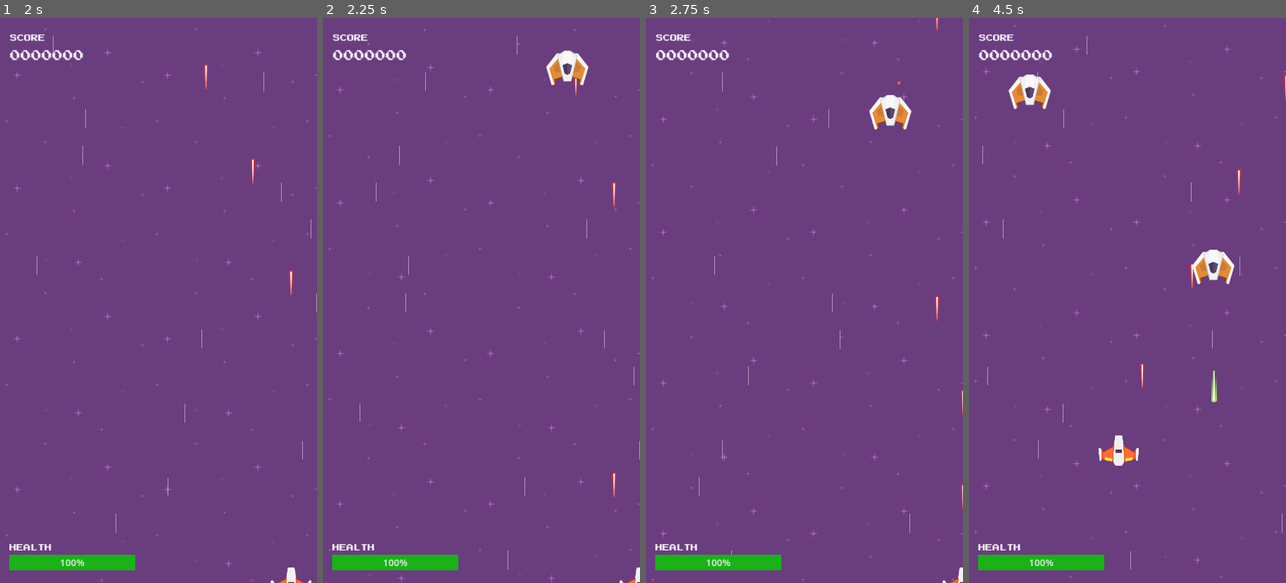
Above: before the commit, frames 1-4 (left to right).
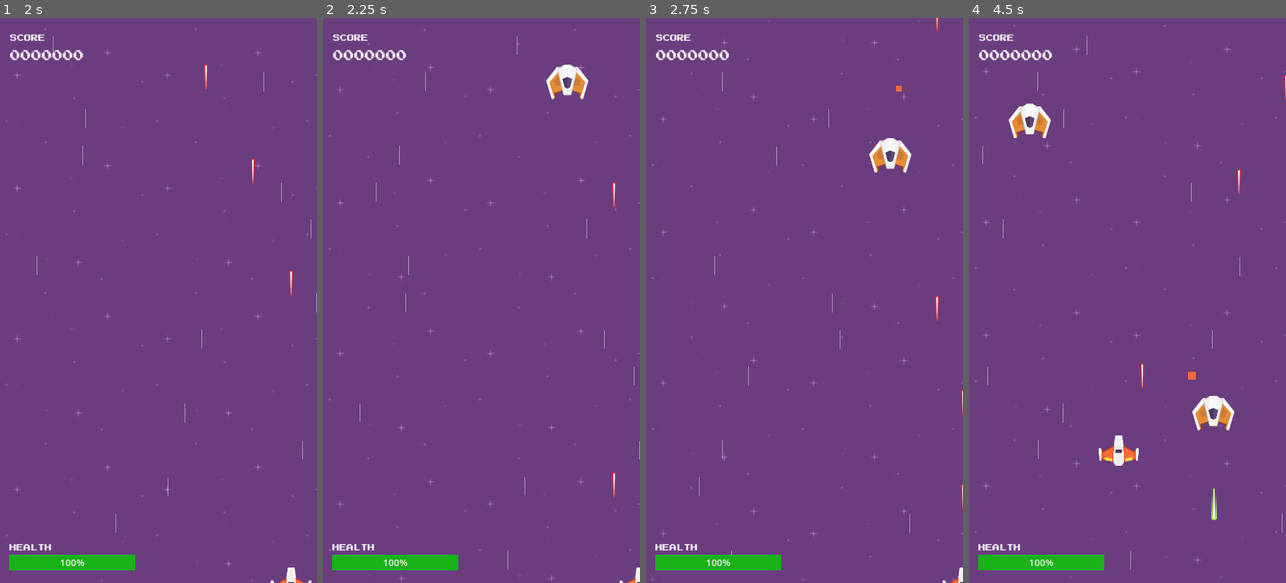
Above: after the commit, the same moments.

Repository: felipegabriel1942/space_shooter_godot
Game: Godot game, scene res://scenes/game.tscn
The game is run twice, just before and just after one commit, with the same random seed, the same clock (stepped at 60 frames per second) and the same inputs. Sound files missing from this copy of the repository are replaced by a short silence.
Inputs:
- Up to frame 1 (2 s): hold D (move_right) 0.53-1.28 s; hold Space (shoot) 0.53-1.28 s; hold S (move_down) from 1.28 s (still down); tap Space (shoot) at 1.35 s
- Up to frame 2 (2.25 s): release S (move_down) at 2.03 s; hold D (move_right) from 2.03 s (still down); hold Space (shoot) from 2.03 s (still down)
- Up to frame 3 (2.75 s): keep holding D (move_right); keep holding Space (shoot)
- Up to frame 4 (4.5 s): release D (move_right) at 2.78 s; release Space (shoot) at 2.78 s; hold W (move_up) 2.78-3.53 s; tap Space (shoot) at 2.85, 4.35 s; hold Space (shoot) 3.53-4.28 s; hold A (move_left) from 3.53 s (still down)

Frame 1 is identical in both runs. In frame 2, 0.8% of the frame differs, in the area x 70-84%, y 5-15%; in frame 3, 1.1%; in frame 4, 2.4%, in the area x 12-84%, y 10-89%.

Commit message:
Componentizando os inimigos

Diff:
--- /dev/null
+++ b/components/base_stats_component.gd
@@ -0,0 +1,25 @@
+extends Node
+class_name BaseStatsComponent
+
+signal died()
+signal health_changed(actual: int)
+
+@export var fire_rate := 0.25
+@export var health: int:
+	set(value):
+		health = value
+
+		health_changed.emit(health)
+
+		if max_health == null:
+			max_health = value
+
+		if health == 0:
+			died.emit()
+
+@export var speed := 300
+
+var max_health
+
+func is_full_health() -> bool:
+	return max_health == health
--- a/components/damage_component.gd
+++ b/components/damage_component.gd
@@ -2,14 +2,21 @@
 class_name DamageComponent
 
 @export var hurt_box_component: HurtBoxComponent
-@export var stats_resource: BaseStatsResource
+@export var stats_component: BaseStatsComponent
+
+## Apply damage if collides with another HurtBoxComponent
+@export var damage_on_collision = false
 
 func _ready():
 	hurt_box_component.hurt.connect(_cause_damage)
+	hurt_box_component.area_entered.connect(_on_collision)
 
 func _cause_damage(amount: int) -> void:
-	stats_resource.health -= amount
+	stats_component.health -= amount
 
-	if stats_resource.health <= 0:
-		stats_resource.health = 0
-		stats_resource.no_health.emit()
+	if stats_component.health <= 0:
+		stats_component.health = 0
+
+func _on_collision(area):
+	if area is HurtBoxComponent && damage_on_collision:
+		hurt_box_component.hurt.emit(1)
--- a/components/death_component.gd
+++ b/components/death_component.gd
@@ -1,11 +1,16 @@
 extends Node
 class_name DeathComponent
 
-@export var stats_resource: BaseStatsResource
+@export var stats_component: BaseStatsComponent
 @export var death_particle: PackedScene
+@export var hurt_box_component: HurtBoxComponent
+
+## Destroy actor if collides with another HurtBoxComponent
+@export var death_on_collision = false
 
 func _ready() -> void:
-	stats_resource.no_health.connect(die)
+	stats_component.died.connect(die)
+	hurt_box_component.area_entered.connect(_on_collision)
 
 func die() -> void:
 	if death_particle != null:
@@ -16,3 +21,7 @@
 		get_tree().current_scene.add_child(particle)
 
 	get_parent().queue_free()
+
+func _on_collision(area):
+	if area is HurtBoxComponent && death_on_collision:
+		die()
--- /dev/null
+++ b/components/enemy_status_component.gd
@@ -0,0 +1,13 @@
+extends BaseStatsComponent
+class_name EnemyStatsComponent
+
+signal destroyed(points: int)
+
+@export var points: int;
+@export var chance_of_drop: float;
+
+func _ready():
+	died.connect(_on_destroyed)
+
+func _on_destroyed():
+	destroyed.emit(points)
--- a/components/healing_component.gd
+++ b/components/healing_component.gd
@@ -2,13 +2,13 @@
 class_name HealingComponent
 
 @export var hurt_box_component: HurtBoxComponent
-@export var stats_resource: BaseStatsResource
+@export var stats_component: BaseStatsComponent
 
 func _ready():
 	hurt_box_component.healed.connect(_heal)
 
 func _heal(amount: int) -> void:
-	stats_resource.health += amount
+	stats_component.health += amount
 
-	if stats_resource.health >= stats_resource.max_health:
-		stats_resource.health = stats_resource.max_health
+	if stats_component.health >= stats_component.max_health:
+		stats_component.health = stats_component.max_health
--- a/components/move_input_component.gd
+++ b/components/move_input_component.gd
@@ -2,7 +2,7 @@
 extends Node
 
 @export var move_component: MoveComponent
-@export var stats_resource: BaseStatsResource
+@export var stats_component: BaseStatsComponent
 
 func _input(event):
 	var direction = Vector2(
@@ -10,6 +10,6 @@
 		Input.get_axis("move_up", "move_down")
 	)
 
-	var speed = stats_resource.speed
+	var speed = stats_component.speed
 
 	move_component.velocity = direction * speed
--- /dev/null
+++ b/components/player_stats_component.gd
@@ -0,0 +1,2 @@
+extends BaseStatsComponent
+class_name PlayerStatsComponent
--- a/resources/enemies/ships/fighter_stats.tres
+++ b/resources/enemies/ships/fighter_stats.tres
@@ -4,6 +4,8 @@
 
 [resource]
 script = ExtResource("1_86wy4")
+points = 100
+chance_of_drop = 15
 fire_rate = 0.25
-health = 3
+health = 2
 speed = 300
--- a/resources/enemies/ships/interceptor_stats.tres
+++ b/resources/enemies/ships/interceptor_stats.tres
@@ -4,6 +4,8 @@
 
 [resource]
 script = ExtResource("1_g4pbk")
+points = 50
+chance_of_drop = 10
 fire_rate = 0.45
 health = 1
 speed = 500
--- a/scenes/enemies/enemy.tscn
+++ b/scenes/enemies/enemy.tscn
@@ -1,30 +1,38 @@
-[gd_scene load_steps=6 format=3 uid="uid://csvy2mhbwav1x"]
+[gd_scene load_steps=10 format=3 uid="uid://csvy2mhbwav1x"]
 
 [ext_resource type="Script" path="res://scripts/enemy.gd" id="1_vke48"]
 [ext_resource type="Texture2D" uid="uid://d3soaxfbxyfw0" path="res://assets/textures/enemyRed2.png" id="1_wludo"]
 [ext_resource type="PackedScene" uid="uid://cnhv2qwap7hrg" path="res://scenes/particles/explosion_particles.tscn" id="2_oyo85"]
+[ext_resource type="Script" path="res://components/hurt_box_component.gd" id="4_438ou"]
 [ext_resource type="Script" path="res://components/flash_component.gd" id="4_gu73t"]
 [ext_resource type="Script" path="res://components/move_component.gd" id="5_vghxj"]
+[ext_resource type="Script" path="res://components/death_component.gd" id="7_2f48c"]
+[ext_resource type="Script" path="res://components/enemy_status_component.gd" id="8_35qhu"]
+[ext_resource type="Script" path="res://components/damage_component.gd" id="9_8fpqf"]
 
-[node name="Enemy" type="Area2D"]
+[node name="Enemy" type="Area2D" node_paths=PackedStringArray("stats_component")]
 collision_layer = 2
 collision_mask = 5
 script = ExtResource("1_vke48")
-health = 3
-points = 150
 death_particle = ExtResource("2_oyo85")
+stats_component = NodePath("EnemyStatsComponent")
 
 [node name="Sprite2D" type="Sprite2D" parent="."]
 scale = Vector2(0.7, 0.7)
 texture = ExtResource("1_wludo")
 
-[node name="CollisionShape2D" type="CollisionPolygon2D" parent="."]
-polygon = PackedVector2Array(-24, -10, -14, -18, -13, -23, 0, -29, 13, -23, 15, -18, 25, -9, 36, -10, 36, -5, 16, 29, 4, 30, 4, 30, 6, 18, -7, 18, -4, 31, -9, 30, -15, 28, -37, -6, -37, -10)
-
 [node name="VisibleOnScreenNotifier2D" type="VisibleOnScreenNotifier2D" parent="."]
 position = Vector2(0, -57)
 
 [node name="Muzzle" type="Marker2D" parent="."]
+
+[node name="HurtBoxComponent" type="Area2D" parent="."]
+collision_layer = 2
+collision_mask = 5
+script = ExtResource("4_438ou")
+
+[node name="CollisionShape2D" type="CollisionPolygon2D" parent="HurtBoxComponent"]
+polygon = PackedVector2Array(-24, -10, -14, -18, -13, -23, 0, -29, 13, -23, 15, -18, 25, -9, 36, -10, 36, -5, 16, 29, 4, 30, 4, 30, 6, 18, -7, 18, -4, 31, -9, 30, -15, 28, -37, -6, -37, -10)
 
 [node name="LaserTimer" type="Timer" parent="."]
 wait_time = 1.5
@@ -36,7 +44,25 @@
 
 [node name="MoveComponent" type="Node" parent="."]
 script = ExtResource("5_vghxj")
-velocity = Vector2(0, 75)
+velocity = Vector2(0, 100)
+
+[node name="DeathComponent" type="Node" parent="." node_paths=PackedStringArray("stats_component", "hurt_box_component")]
+script = ExtResource("7_2f48c")
+stats_component = NodePath("../EnemyStatsComponent")
+death_particle = ExtResource("2_oyo85")
+hurt_box_component = NodePath("../HurtBoxComponent")
+death_on_collision = true
+
+[node name="EnemyStatsComponent" type="Node" parent="."]
+script = ExtResource("8_35qhu")
+points = 100
+chance_of_drop = 0.1
+health = 5
+
+[node name="DamageComponent" type="Node" parent="." node_paths=PackedStringArray("hurt_box_component", "stats_component")]
+script = ExtResource("9_8fpqf")
+hurt_box_component = NodePath("../HurtBoxComponent")
+stats_component = NodePath("../EnemyStatsComponent")
 
 [connection signal="area_entered" from="." to="." method="_on_area_entered"]
 [connection signal="body_entered" from="." to="." method="_on_body_entered"]
--- a/scenes/enemies/interceptor_enemy.tscn
+++ b/scenes/enemies/interceptor_enemy.tscn
@@ -1,30 +1,38 @@
-[gd_scene load_steps=6 format=3 uid="uid://ysqb1cnnnnqd"]
+[gd_scene load_steps=10 format=3 uid="uid://ysqb1cnnnnqd"]
 
 [ext_resource type="Script" path="res://scripts/enemy.gd" id="1_jtn1b"]
 [ext_resource type="Texture2D" uid="uid://bwm656t2p1m5f" path="res://assets/textures/enemyRed3.png" id="2_1yah5"]
 [ext_resource type="PackedScene" uid="uid://cnhv2qwap7hrg" path="res://scenes/particles/explosion_particles.tscn" id="2_oenhw"]
+[ext_resource type="Script" path="res://components/hurt_box_component.gd" id="4_8khno"]
 [ext_resource type="Script" path="res://components/flash_component.gd" id="4_xnt3j"]
 [ext_resource type="Script" path="res://components/move_component.gd" id="5_bw8am"]
+[ext_resource type="Script" path="res://components/enemy_status_component.gd" id="6_cfhw2"]
+[ext_resource type="Script" path="res://components/death_component.gd" id="7_4d7d7"]
+[ext_resource type="Script" path="res://components/damage_component.gd" id="8_v7dya"]
 
-[node name="InterceptorEnemy" type="Area2D"]
+[node name="InterceptorEnemy" type="Area2D" node_paths=PackedStringArray("stats_component")]
 collision_layer = 2
 collision_mask = 5
 script = ExtResource("1_jtn1b")
-health = 2
-points = 50
 death_particle = ExtResource("2_oenhw")
+stats_component = NodePath("EnemyStatsComponent")
 
 [node name="Sprite2D" type="Sprite2D" parent="."]
 scale = Vector2(0.7, 0.7)
 texture = ExtResource("2_1yah5")
 
-[node name="CollisionPolygon2D" type="CollisionPolygon2D" parent="."]
-polygon = PackedVector2Array(-36, -3, -18, -25, -12, -25, -6, -29, 6, -29, 12, -25, 18, -25, 36, -2, 27, 30, 19, 28, 21, 19, 9, 16, 6, 24, -6, 24, -10, 16, -22, 20, -20, 27, -27, 30)
-
 [node name="VisibleOnScreenNotifier2D" type="VisibleOnScreenNotifier2D" parent="."]
 
 [node name="Muzzle" type="Marker2D" parent="."]
 position = Vector2(1, 43)
+
+[node name="HurtBoxComponent" type="Area2D" parent="."]
+collision_layer = 2
+collision_mask = 5
+script = ExtResource("4_8khno")
+
+[node name="CollisionPolygon2D" type="CollisionPolygon2D" parent="HurtBoxComponent"]
+polygon = PackedVector2Array(-36, -3, -18, -25, -12, -25, -6, -29, 6, -29, 12, -25, 18, -25, 36, -2, 27, 30, 19, 28, 21, 19, 9, 16, 6, 24, -6, 24, -10, 16, -22, 20, -20, 27, -27, 30)
 
 [node name="LaserTimer" type="Timer" parent="."]
 wait_time = 2.0
@@ -36,8 +44,28 @@
 
 [node name="MoveComponent" type="Node" parent="."]
 script = ExtResource("5_bw8am")
-velocity = Vector2(0, 150)
+velocity = Vector2(0, 250)
+
+[node name="DeathComponent" type="Node" parent="." node_paths=PackedStringArray("stats_component", "hurt_box_component")]
+script = ExtResource("7_4d7d7")
+stats_component = NodePath("../EnemyStatsComponent")
+death_particle = ExtResource("2_oenhw")
+hurt_box_component = NodePath("../HurtBoxComponent")
+death_on_collision = true
+
+[node name="DamageComponent" type="Node" parent="." node_paths=PackedStringArray("hurt_box_component", "stats_component")]
+script = ExtResource("8_v7dya")
+hurt_box_component = NodePath("../HurtBoxComponent")
+stats_component = NodePath("../EnemyStatsComponent")
+
+[node name="EnemyStatsComponent" type="Node" parent="."]
+script = ExtResource("6_cfhw2")
+points = 50
+chance_of_drop = 0.1
+health = 3
+speed = 600
 
 [connection signal="area_entered" from="." to="." method="_on_area_entered"]
 [connection signal="screen_exited" from="VisibleOnScreenNotifier2D" to="." method="_on_visible_on_screen_notifier_2d_screen_exited"]
+[connection signal="area_entered" from="HurtBoxComponent" to="." method="_on_hurt_box_component_area_entered"]
 [connection signal="timeout" from="LaserTimer" to="." method="_on_laser_timer_timeout"]
--- a/scenes/player.tscn
+++ b/scenes/player.tscn
@@ -2,7 +2,6 @@
 
 [ext_resource type="Texture2D" uid="uid://ctll4amp3x81e" path="res://assets/textures/playerShip1_orange.png" id="1_d5kds"]
 [ext_resource type="Script" path="res://scripts/player.gd" id="1_mpm70"]
-[ext_resource type="Resource" uid="uid://dwfnrnpld8jc4" path="res://resources/player_stats.tres" id="2_bv6vg"]
 [ext_resource type="PackedScene" uid="uid://cnhv2qwap7hrg" path="res://scenes/particles/explosion_particles.tscn" id="2_unatj"]
 [ext_resource type="Script" path="res://components/move_component.gd" id="4_ofd4y"]
 [ext_resource type="Script" path="res://components/move_input_component.gd" id="5_8e76j"]
@@ -11,12 +10,13 @@
 [ext_resource type="Script" path="res://components/hurt_box_component.gd" id="9_es0de"]
 [ext_resource type="Script" path="res://components/damage_component.gd" id="10_ufnwr"]
 [ext_resource type="Script" path="res://components/healing_component.gd" id="12_1712u"]
+[ext_resource type="Script" path="res://components/player_stats_component.gd" id="12_cv8ja"]
 
-[node name="Player" type="CharacterBody2D" groups=["player"]]
+[node name="Player" type="CharacterBody2D" node_paths=PackedStringArray("stats_component") groups=["player"]]
 collision_mask = 2
 motion_mode = 1
 script = ExtResource("1_mpm70")
-stats_resource = ExtResource("2_bv6vg")
+stats_component = NodePath("PlayerStatsComponent")
 
 [node name="Sprite2D" type="Sprite2D" parent="."]
 scale = Vector2(0.7, 0.7)
@@ -28,18 +28,19 @@
 [node name="MoveComponent" type="Node" parent="."]
 script = ExtResource("4_ofd4y")
 
-[node name="MoveInputComponent" type="Node" parent="." node_paths=PackedStringArray("move_component")]
+[node name="MoveInputComponent" type="Node" parent="." node_paths=PackedStringArray("move_component", "stats_component")]
 script = ExtResource("5_8e76j")
 move_component = NodePath("../MoveComponent")
-stats_resource = ExtResource("2_bv6vg")
+stats_component = NodePath("../PlayerStatsComponent")
 
 [node name="PositionClampComponent" type="Node2D" parent="."]
 script = ExtResource("6_nqk0k")
 
-[node name="DeathComponent" type="Node" parent="."]
+[node name="DeathComponent" type="Node" parent="." node_paths=PackedStringArray("stats_component", "hurt_box_component")]
 script = ExtResource("8_20556")
-stats_resource = ExtResource("2_bv6vg")
+stats_component = NodePath("../PlayerStatsComponent")
 death_particle = ExtResource("2_unatj")
+hurt_box_component = NodePath("../HurtBoxComponent")
 
 [node name="HurtBoxComponent" type="Area2D" parent="."]
 collision_mask = 10
@@ -48,12 +49,17 @@
 [node name="CollisionPolygon2D" type="CollisionPolygon2D" parent="HurtBoxComponent"]
 polygon = PackedVector2Array(-25, 1, -9, -8, -6, -27, 6, -27, 9, -8, 25, 1, 29, -1, 31, -5, 35, -4, 33, 18, 30, 19, 28, 15, 10, 19, 5, 27, -5, 27, -10, 19, -29, 15, -30, 17, -33, 17, -35, -4, -30, -5)
 
-[node name="DamageComponent" type="Node" parent="." node_paths=PackedStringArray("hurt_box_component")]
+[node name="DamageComponent" type="Node" parent="." node_paths=PackedStringArray("hurt_box_component", "stats_component")]
 script = ExtResource("10_ufnwr")
 hurt_box_component = NodePath("../HurtBoxComponent")
-stats_resource = ExtResource("2_bv6vg")
+stats_component = NodePath("../PlayerStatsComponent")
+damage_on_collision = true
 
-[node name="HealingComponent" type="Node" parent="." node_paths=PackedStringArray("hurt_box_component")]
+[node name="HealingComponent" type="Node" parent="." node_paths=PackedStringArray("hurt_box_component", "stats_component")]
 script = ExtResource("12_1712u")
 hurt_box_component = NodePath("../HurtBoxComponent")
-stats_resource = ExtResource("2_bv6vg")
+stats_component = NodePath("../PlayerStatsComponent")
+
+[node name="PlayerStatsComponent" type="Node" parent="."]
+script = ExtResource("12_cv8ja")
+health = 3
--- a/scripts/enemy.gd
+++ b/scripts/enemy.gd
@@ -5,46 +5,27 @@
 signal hit()
 signal dropped_power_up(power_up_scene, location)
 
-@export var health = 1
-@export var points = 100
 @export var death_particle: PackedScene
-@export var chance_of_drop = 15
+@export var stats_component: BaseStatsComponent
 
 @onready var muzzle = $Muzzle
 @onready var flash_component = $FlashComponent as FlashComponent
+@onready var hurt_box_component = $HurtBoxComponent as HurtBoxComponent
 
 var laser_scene = preload("res://scenes/lasers/enemy_laser.tscn")
 var heart_scene = preload("res://scenes/power_ups/heart.tscn")
 
 func die():
-	#if death_particle != null:
-		#var particle = death_particle.instantiate()
-		#particle.position = global_position
-		#particle.rotation = global_rotation
-		#particle.emitting = true
-		#get_tree().current_scene.add_child(particle)
-
 	drop_power_up()
-	queue_free()
 
 func _on_visible_on_screen_notifier_2d_screen_exited():
 	queue_free()
-
-func take_damage(amount):
-	health -= amount
-
-	if health <= 0:
-		killed.emit(points)
-		die()
-	else:
-		flash_component.flash()
-		hit.emit()
 
 func _on_laser_timer_timeout():
 	laser_shoot.emit(laser_scene, muzzle.global_position)
 
 func drop_power_up():
-	if randf() * 100 < chance_of_drop:
+	if randf() * 100 < stats_component.chance_of_drop:
 		dropped_power_up.emit(heart_scene, global_position)
 
 func _on_area_entered(area):
--- a/scripts/game.gd
+++ b/scripts/game.gd
@@ -35,12 +35,12 @@
 		save_game()
 
 	hud.score = 0
-	hud.set_max_health(player.stats_resource.max_health)
-	hud.set_health(player.stats_resource.health)
+	hud.set_max_health(player.stats_component.max_health)
+	hud.set_health(player.stats_component.health)
 
 	player.global_position = player_spawn_pos.global_position
 	player.laser_shoot.connect(_on_laser_shot)
-	player.stats_resource.no_health.connect(_on_player_killed)
+	player.stats_component.died.connect(_on_player_killed)
 	player.hurt_box_component.hurt.connect(_on_player_hit)
 	player.hurt_box_component.healed.connect(_on_player_healed)
 
@@ -73,9 +73,8 @@
 func _on_enemy_spawn_timer_timeout():
 	var enemy = enemy_scenes.pick_random().instantiate()
 	enemy.global_position = Vector2(randf_range(50, 500), 50)
-	enemy.killed.connect(_on_enemy_killed)
+	enemy.stats_component.destroyed.connect(_on_enemy_killed)
 	enemy.laser_shoot.connect(_on_laser_shot)
-	enemy.hit.connect(_on_enemy_hit)
 	enemy.dropped_power_up.connect(_on_power_up_dropped)
 	enemy_container.add_child(enemy)
 
@@ -91,22 +90,22 @@
 
 func _on_player_hit(_amount: int):
 	hit_sound.play()
-	hud.set_health(player.stats_resource.health)
+	hud.set_health(player.stats_component.health)
 
 func _on_player_killed():
 	explode_sound.play()
 	game_over_screen.set_score(score)
 	game_over_screen.set_high_score(high_score)
-	hud.set_health(player.stats_resource.health)
+	hud.set_health(player.stats_component.health)
 	await get_tree().create_timer(1.5).timeout
 	game_over_screen.visible = true
 	save_game()
 
 func _on_player_healed(amount: int):
-	hud.set_health(player.stats_resource.health)
+	hud.set_health(player.stats_component.health)
 
 func _on_power_up_dropped(power_up_scene, location):
-	if !player.stats_resource.is_full_health():
+	if !player.stats_component.is_full_health():
 		var power_up = power_up_scene.instantiate()
 		power_up.global_position = location
 		power_up_container.add_child(power_up)
--- a/scripts/laser.gd
+++ b/scripts/laser.gd
@@ -11,6 +11,9 @@
 		if area.has_method("take_damage"):
 			area.take_damage(damage)
 
+		if area is HurtBoxComponent:
+			area.hurt.emit(damage)
+
 		if death_particle != null:
 			var particle = death_particle.instantiate()
 			particle.position = global_position
--- a/scripts/player.gd
+++ b/scripts/player.gd
@@ -3,8 +3,9 @@
 signal laser_shoot(laser_scene, location)
 signal healed()
 
+@export var stats_component = BaseStatsComponent
+
 @onready var muzzle = $Muzzle
-@export var stats_resource = PlayerStatsResource
 @onready var hurt_box_component = $HurtBoxComponent as HurtBoxComponent
 
 var laser_scene = preload("res://scenes/lasers/laser.tscn")
@@ -15,7 +16,7 @@
 		if !shoot_cd:
 			shoot_cd = true
 			shoot()
-			await get_tree().create_timer(stats_resource.fire_rate).timeout
+			await get_tree().create_timer(stats_component.fire_rate).timeout
 			shoot_cd = false
 
 func shoot():
--- a/scripts/stats/enemy_stats_resource.gd
+++ b/scripts/stats/enemy_stats_resource.gd
@@ -1,2 +1,5 @@
 extends BaseStatsResource
 class_name EnemyStatsResource
+
+@export var points = 100
+@export var chance_of_drop = 15
